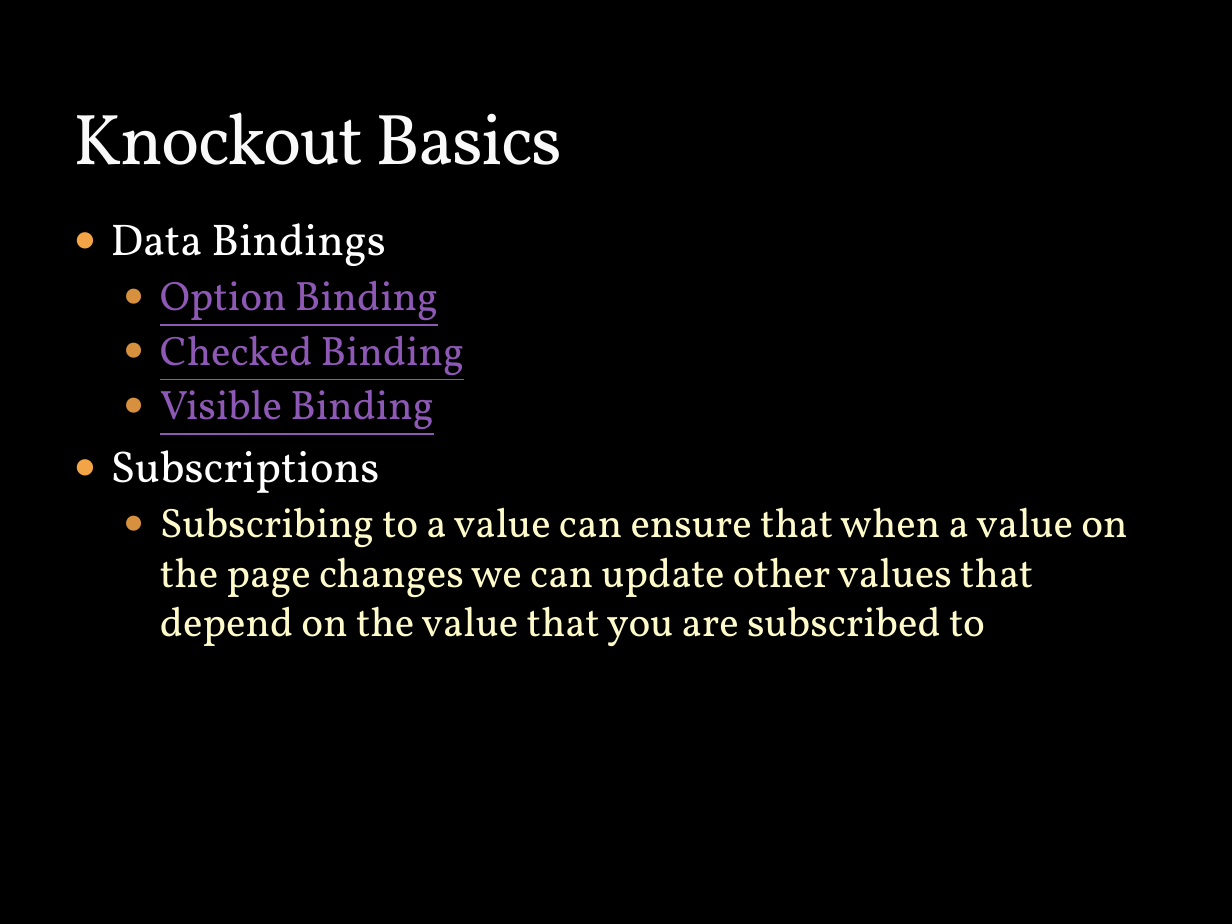
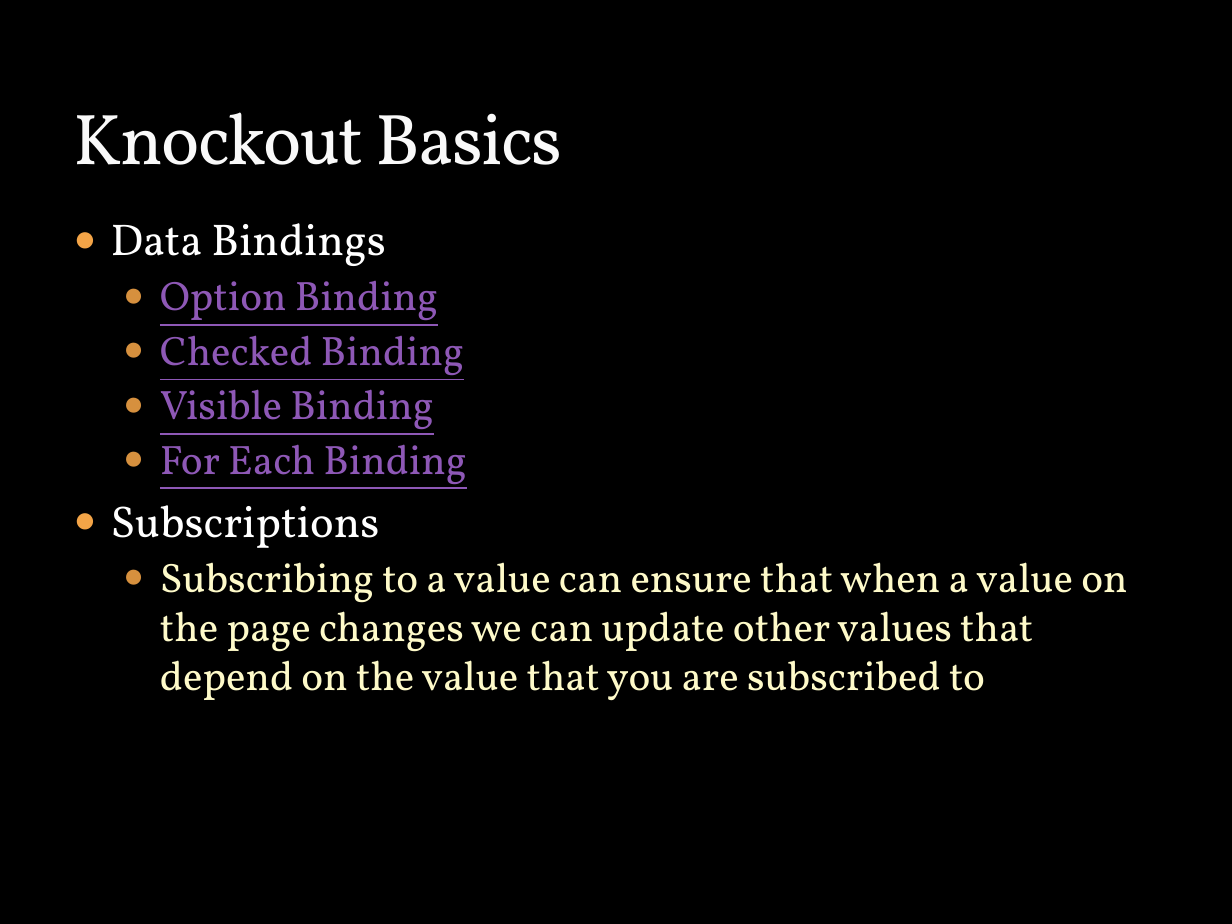
Before and after one commit to calebbriggs/StateInfo, a slide deck: slide 4 of JavaScript using an API with Knockout.pptx. Drawn at 1232x924 pixels with LibreOffice and Linux fonts; fonts in the diff are those of the drawing; background and template pictures are left out. Boxes give left, top, right and bottom in pixels: in the first picture for what was removed or moved away, otherwise in the second. Text is boxed around its words. In the diff, an @@ line names an element or a change of style, - is before the commit and + after.

Commit message:
upgrading knockout and adding a foreach binding

```diff
--- a/JavaScript using an API with Knockout.pptx
+++ b/JavaScript using an API with Knockout.pptx
@@ text at (160, 434, 466, 489): paragraph added @@
+  ● For Each Binding
```
Also in this commit, not shown: 3 other files.
